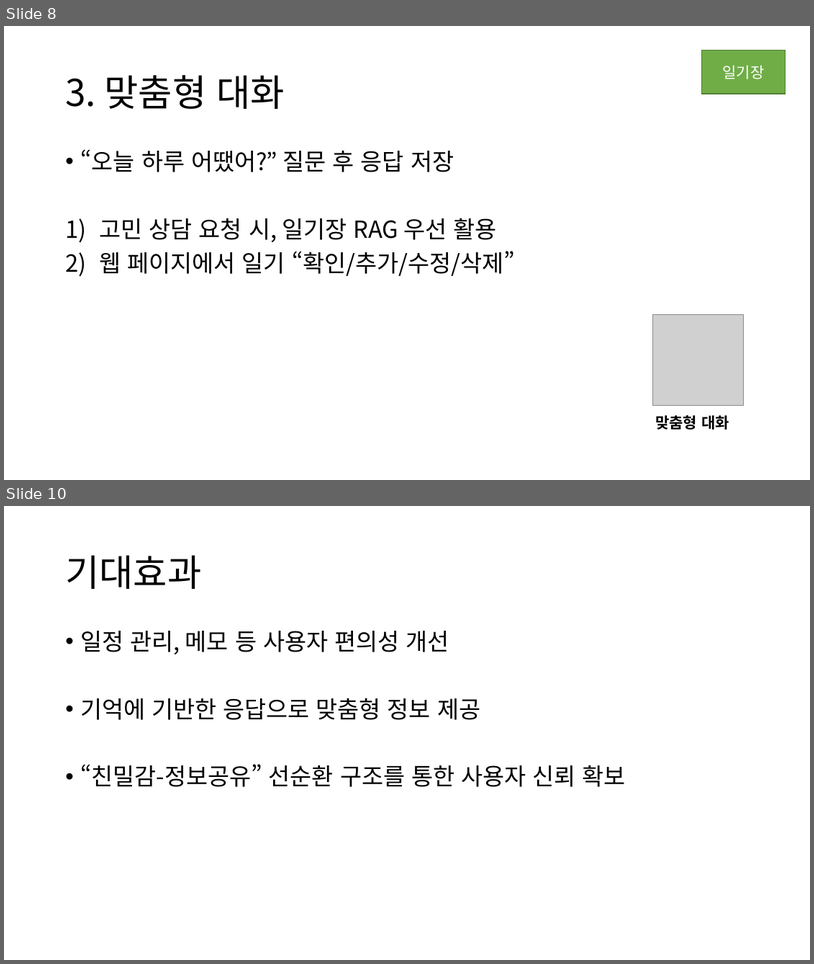
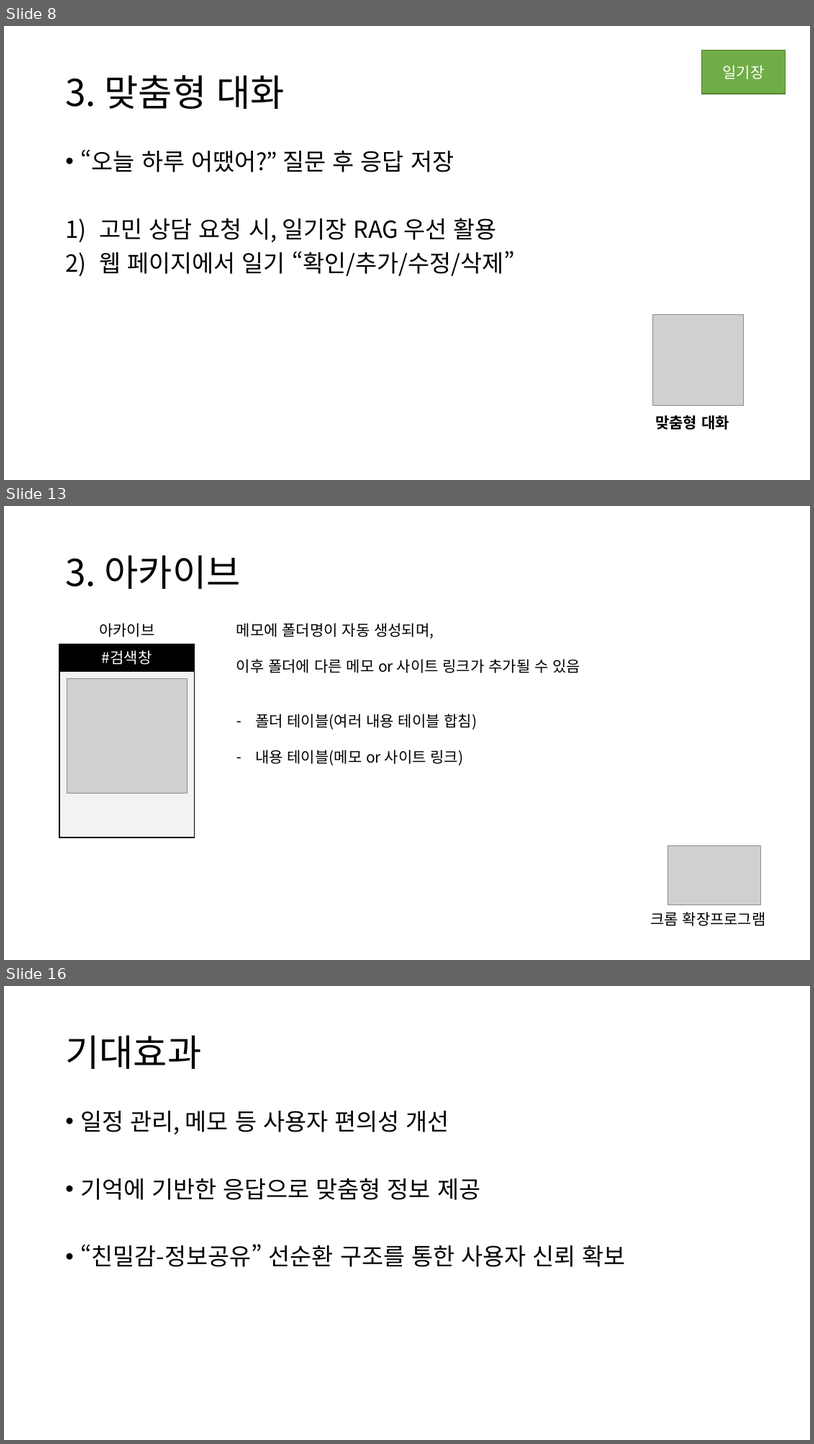
Before and after one commit to HeyHO2154/Id, a slide deck: 시스템 설계도.pptx. Shown one above the other, each under a label of ours: slides 8 and 10 before the commit, slides 8, 13 and 16 after it; the slides between them are not shown. The pictures are 814x964 and 814x1444 pixels, drawn with LibreOffice and Linux fonts; fonts in the diff are those of the drawing; grey boxes stand for pictures. Boxes give left, top, right and bottom in pixels: in the first picture for what was removed or moved away, otherwise in the second. Text is boxed around its words. In the diff, an @@ line names an element or a change of style, - is before the commit and + after.

```diff
--- a/시스템 설계도.pptx
+++ b/시스템 설계도.pptx
@@ slide 13 added at (x1=4, y1=506, x2=810, y2=960), background #FFFFFF @@
@@ title added at (x1=65, y1=555, x2=241, y2=589), 44 pt, text #000000 @@
+3. 아카이브
@@ text added at (x1=99, y1=623, x2=154, y2=637), 18 pt, text #000000 @@
+아카이브
@@ text added at (x1=237, y1=623, x2=581, y2=765), 18 pt, text #000000 @@
+메모에 폴더명이 자동 생성되며,
+이후 폴더에 다른 메모 or 사이트 링크가 추가될 수 있음
+– 폴더 테이블(여러 내용 테이블 합침)
+– 내용 테이블(메모 or 사이트 링크)
@@ rectangle added at (x1=59, y1=644, x2=195, y2=837), fill #F2F2F2, outline #000000 1.5 pt @@
@@ rectangle added at (x1=59, y1=644, x2=195, y2=671), fill #000000, outline #000000 1 pt, 18 pt, text #FFFFFF @@
+#검색창
@@ picture added at (x1=67, y1=678, x2=188, y2=793) @@
@@ picture added at (x1=669, y1=845, x2=761, y2=904) @@
@@ text added at (x1=651, y1=911, x2=766, y2=926), 18 pt, text #000000 @@
+크롬 확장프로그램
@@ what was slide 10 is now slide 16 @@
```
Also in this commit, not shown: 3 slides changed, 5 other slides added.
